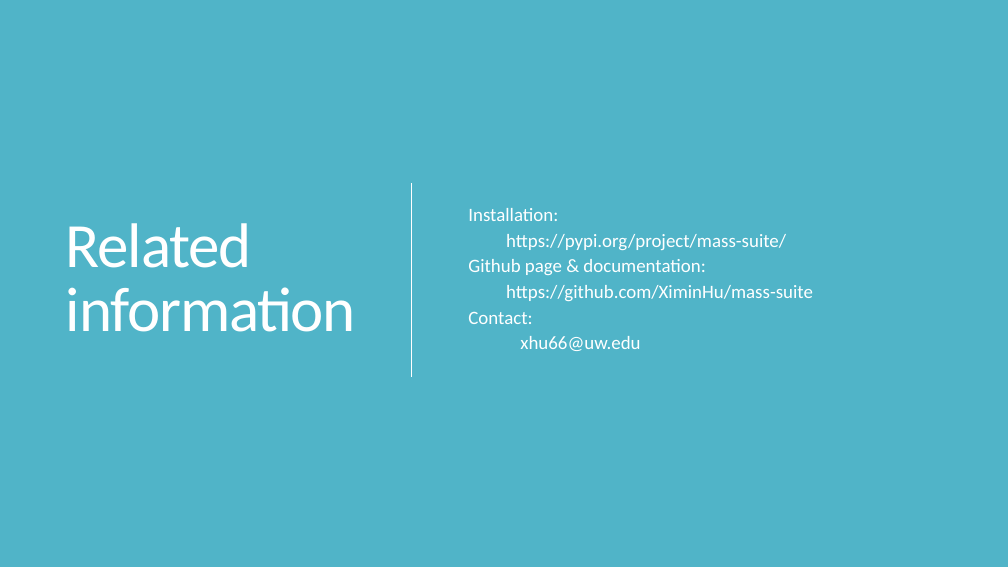
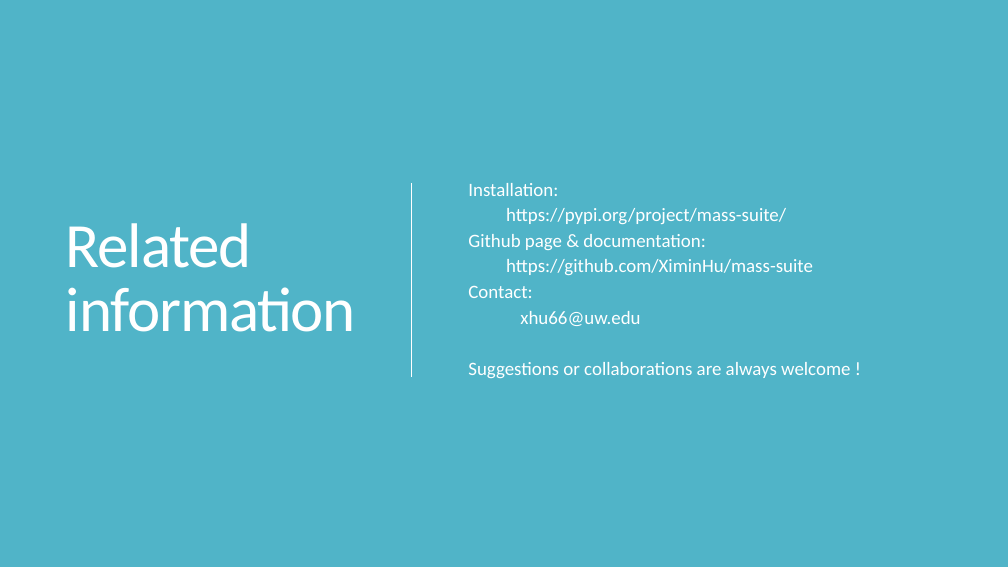
Before and after one commit to XiminHu/mass-suite, a slide deck: slide 19 of doc/20210326 ACS presentation.pptx (slide 27 before the commit). Drawn at 1008x567 pixels with LibreOffice and Linux fonts; fonts in the diff are those of the drawing. Boxes give left, top, right and bottom in pixels: in the first picture for what was removed or moved away, otherwise in the second. Text is boxed around its words. In the diff, an @@ line names an element or a change of style, - is before the commit and + after.

```diff
--- a/doc/20210326 ACS presentation.pptx
+++ b/doc/20210326 ACS presentation.pptx
@@ text at box(468, 362, 850, 378): paragraph added @@
+  Suggestions or collaborations are always welcome !
```
Also in this commit, not shown: 7 other slides changed, 11 slides added, 18 slides removed, 9 other files.
